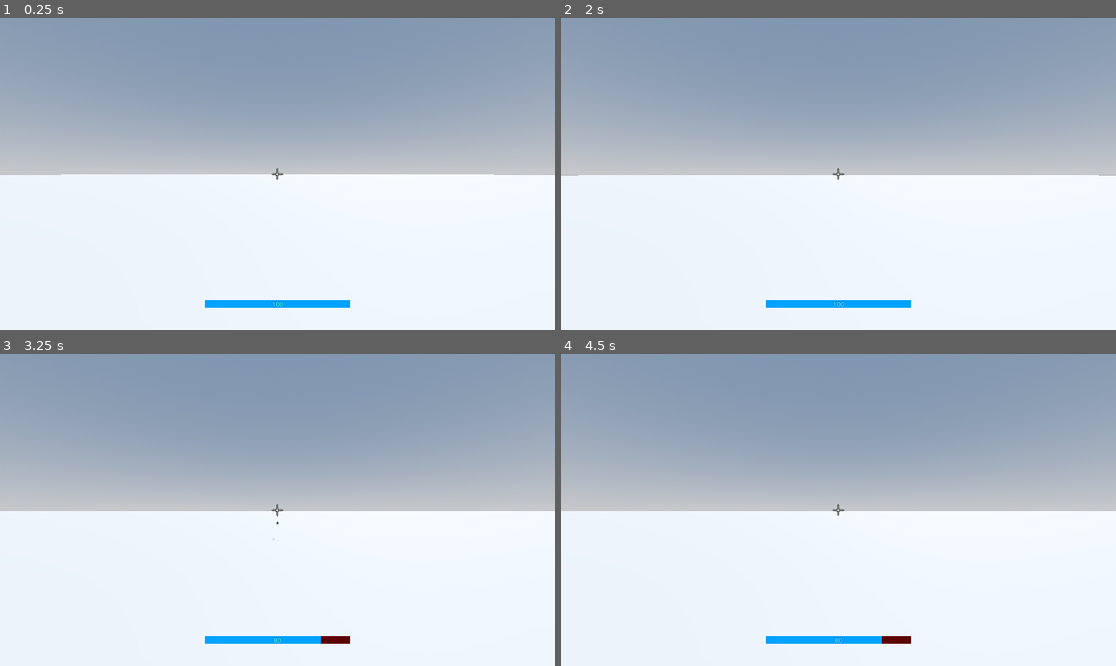
Above: before the commit, frames 1-4 (two rows, left to right).
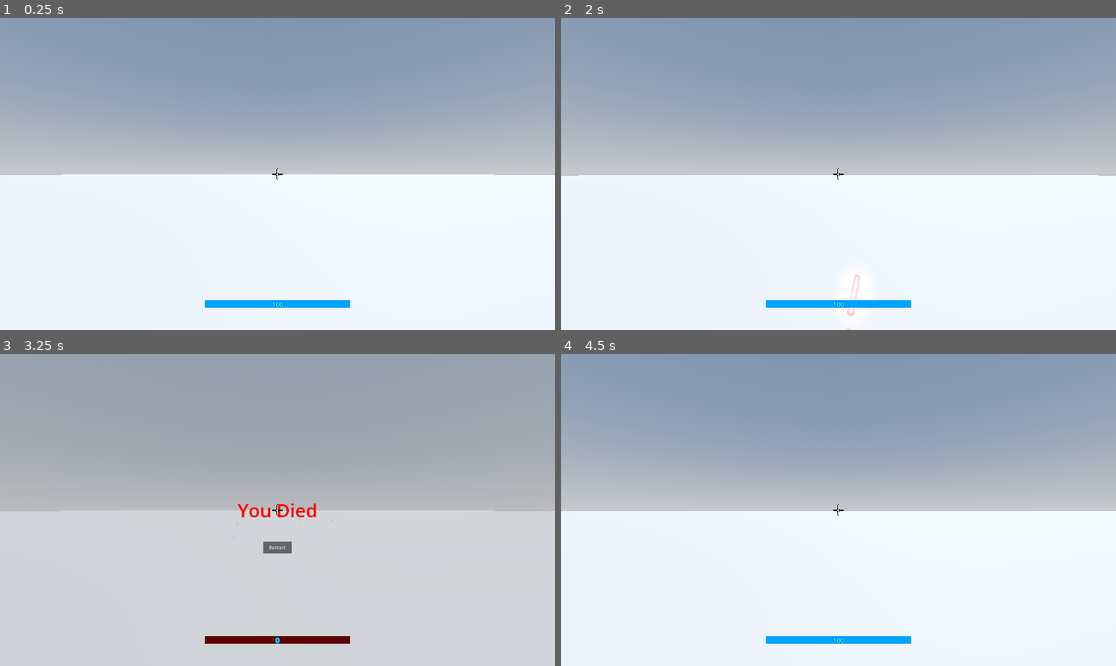
Above: after the commit, the same moments.

Repository: ArmanAmeri/3d-intro
Game: Godot game, scene res://Scenes/main.tscn
The game is run twice, just before and just after one commit, with the same random seed, the same clock (stepped at 60 frames per second) and the same inputs.
Inputs (mouse positions are in pixels of both pictures, inside the frame that each line leads up to):
- Up to frame 1 (0.25 s): no input
- Up to frame 2 (2 s): tap Enter (ui_accept) at 0.5, 0.77, 1.25, 1.52 s; move the mouse to (866, 174) at 0.52 s; tap A (a) at 0.6 s; tap D (d) at 0.8, 1.35 s; move the mouse to (810, 174) at 1.27 s; tap S (s) at 1.55 s
- Up to frame 3 (3.25 s): tap Enter (ui_accept) at 2, 3.02 s; move the mouse to (288, 503) at 2.02 s; press the mouse at (288, 503) at 2.03 s; tap S (s) at 2.1 s; move the mouse to (271, 516) at 2.77 s; release the mouse at (271, 516) at 2.78 s; click (271, 516) at 2.85 s; tap W (w) at 3.05 s
- Up to frame 4 (4.5 s): click (838, 547) at 3.5 s, where only the run after the commit has a clickable "Restart"; tap Enter (ui_accept) at 4.25 s; move the mouse to (877, 513) at 4.27 s; tap W (w) at 4.35 s

The runs differ from the first frame. In frame 1, less than 0.1% of the frame differs, in the area x 48-52%, y 48-52%; in frame 2, less than 0.1%; in frame 3, 50%, in the area x 0-100%, y 47-100%; in frame 4, 0.2%.

Commit message:
done did bullet

Diff:
--- a/Scenes/game_ui.tscn
+++ b/Scenes/game_ui.tscn
@@ -65,6 +65,7 @@
 
 [node name="TextureRect" type="TextureRect" parent="Control"]
 process_mode = 4
+texture_filter = 1
 layout_mode = 1
 anchors_preset = 8
 anchor_left = 0.5
--- a/Scenes/laser.tscn
+++ b/Scenes/laser.tscn
@@ -39,6 +39,7 @@
 [node name="Utilities" type="Node" parent="."]
 
 [node name="Timer" type="Timer" parent="Utilities"]
+wait_time = 3.0
 
 [node name="CollisionShape3D" type="CollisionShape3D" parent="."]
 transform = Transform3D(0.970701, 0, 0, 0, -4.24307e-08, -0.970701, 0, 0.970701, -4.24307e-08, 0, 0, 0)
--- a/Scenes/main.tscn
+++ b/Scenes/main.tscn
@@ -1,7 +1,9 @@
-[gd_scene load_steps=9 format=3 uid="uid://dihy6wuibgplv"]
+[gd_scene load_steps=11 format=3 uid="uid://dihy6wuibgplv"]
 
 [ext_resource type="PackedScene" uid="uid://buce3731mh8jo" path="res://Scenes/player.tscn" id="1_al1kw"]
-[ext_resource type="PackedScene" path="res://Scenes/game_ui.tscn" id="3_be6b2"]
+[ext_resource type="PackedScene" uid="uid://diiu8sy85tg4f" path="res://Scenes/anemy.tscn" id="3_45jyr"]
+[ext_resource type="PackedScene" uid="uid://oi8sct5g8fi5" path="res://Scenes/game_ui.tscn" id="3_be6b2"]
+[ext_resource type="PackedScene" uid="uid://bequanpoqt731" path="res://Scenes/spawner.tscn" id="4_m8c50"]
 [ext_resource type="PackedScene" uid="uid://b10gbr3kiakqt" path="res://Scenes/drone_enemy.tscn" id="5_ckklr"]
 
 [sub_resource type="ProceduralSkyMaterial" id="ProceduralSkyMaterial_psyh5"]
@@ -137,7 +139,22 @@
 size = Vector3(3.2666, 4, 1)
 material = SubResource("StandardMaterial3D_s8lxt")
 
-[node name="DroneEnemy" parent="." instance=ExtResource("5_ckklr")]
-transform = Transform3D(0.99945, 0, -0.0331726, 0, 1, 0, 0.0331726, 0, 0.99945, 0, 1, 11.555)
+[node name="GameUI" parent="." instance=ExtResource("3_be6b2")]
 
-[node name="GameUI" parent="." instance=ExtResource("3_be6b2")]
+[node name="Spawner" parent="." instance=ExtResource("4_m8c50")]
+transform = Transform3D(1, 0, 0, 0, 1, 0, 0, 0, 1, 0, 0, 30.9611)
+spawn_scene = ExtResource("5_ckklr")
+spawn_interval = 0.1
+max_spawns = 100
+spawn_range_x = 10.0
+spawn_range_z = 10.0
+infinite_spawn = true
+
+[node name="Spawner2" parent="." instance=ExtResource("4_m8c50")]
+transform = Transform3D(1, 0, 0, 0, 1, 0, 0, 0, 1, 0, 1.03772, 30.9611)
+spawn_scene = ExtResource("3_45jyr")
+spawn_interval = 0.1
+max_spawns = 100
+spawn_range_x = 10.0
+spawn_range_z = 10.0
+infinite_spawn = true
--- a/Scenes/player.tscn
+++ b/Scenes/player.tscn
@@ -37,11 +37,11 @@
 transform = Transform3D(1, 0, 0, 0, 1, 0, 0, 0, 1, 0, 0.6, -0.2)
 current = true
 
-[node name="Gun" type="Node3D" parent="TwistPivot/PitchPivot/FirstPersonCamera"]
-transform = Transform3D(1, 0, 0, 0, 1, 0, 0, 0, 1, 0, -0.3, 0)
+[node name="MachineGun" type="Node3D" parent="TwistPivot/PitchPivot/FirstPersonCamera"]
+transform = Transform3D(1, 0, 0, 0, 1, 0, 0, 0, 1, 0, -0.2, 0)
 script = ExtResource("3_lhty6")
 
-[node name="Timer" type="Timer" parent="TwistPivot/PitchPivot/FirstPersonCamera/Gun"]
+[node name="Timer" type="Timer" parent="TwistPivot/PitchPivot/FirstPersonCamera/MachineGun"]
 one_shot = true
 
 [node name="ThirdPersonCamera" type="Camera3D" parent="TwistPivot/PitchPivot"]
--- a/Scripts/gun.gd
+++ b/Scripts/gun.gd
@@ -8,7 +8,7 @@
 func _physics_process(_delta: float) -> void:
 	if timer.is_stopped():
 		if Input.is_action_pressed("shoot"):
-			timer.start(0.4)
+			timer.start(0.1)
 			var projectile = BULLET.instantiate()
 			add_child(projectile)
 			projectile.global_transform = global_transform
--- a/Scripts/laser.gd
+++ b/Scripts/laser.gd
@@ -11,7 +11,7 @@
 
 func _ready():
 	direction = Vector3.FORWARD
-	timer.start(10)
+	timer.start()
 
 func _process(delta):
 	position += global_basis * Vector3.FORWARD * speed * delta
--- a/Scripts/projectile_basic.gd
+++ b/Scripts/projectile_basic.gd
@@ -1,9 +1,8 @@
 extends RayCast3D
-
-@export var speed : float = 50.0
 
 @onready var remote_transform: RemoteTransform3D = RemoteTransform3D.new()
 
+var speed : float = 150.0
 var damage: int = 20
 
 func _physics_process(delta: float) -> void:
Not shown: 1 places in Scenes/game_ui.tscn that only renumber resources
